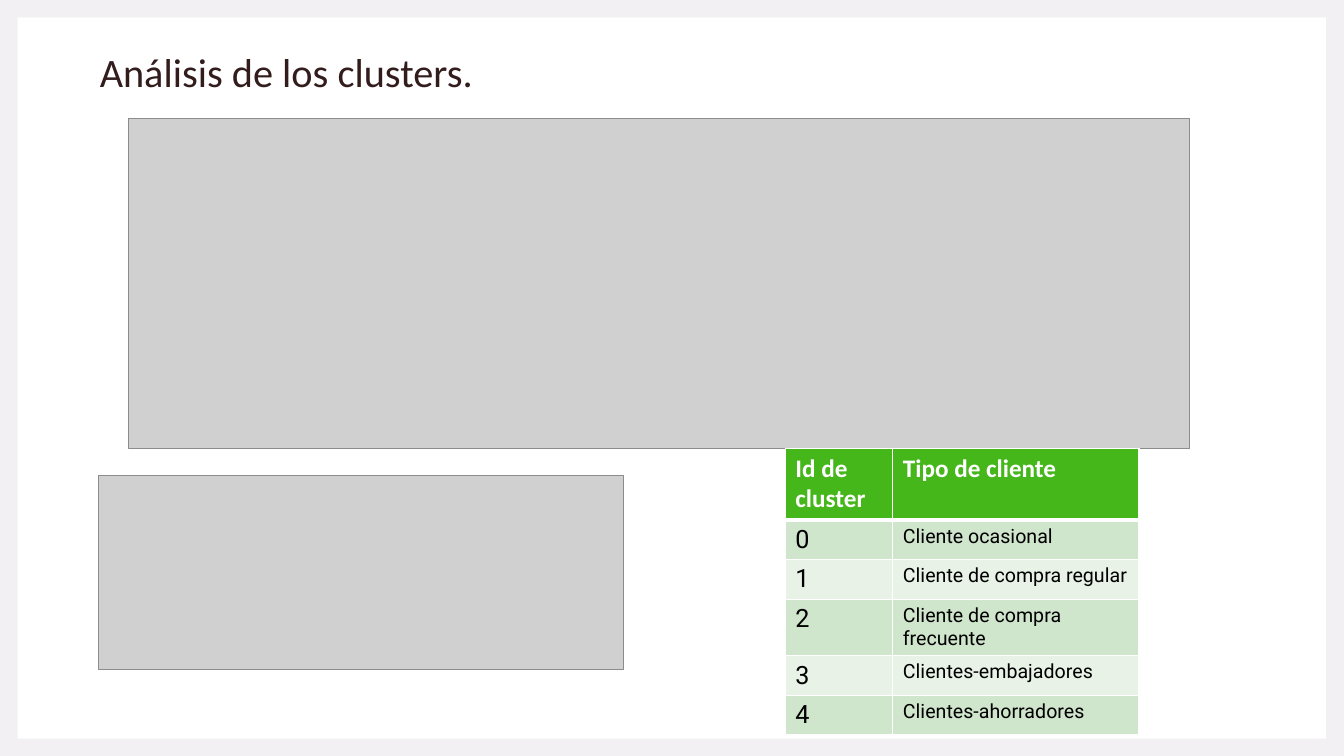
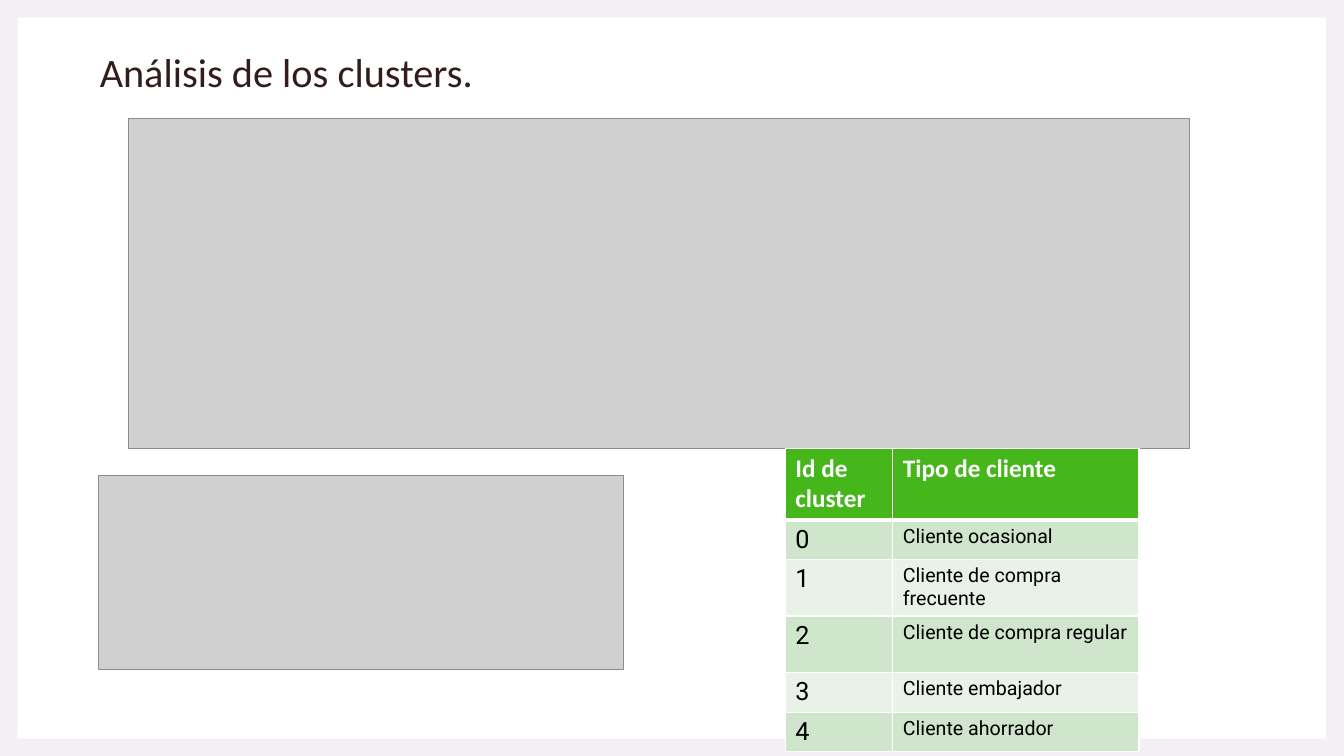
Before and after one commit to isipavelek/Diplo, a slide deck: slide 12 of Modulo 3/Presentacion.pptx. Drawn at 1344x756 pixels with LibreOffice and Linux fonts; fonts in the diff are those of the drawing; grey boxes stand for pictures. Boxes give left, top, right and bottom in pixels: in the first picture for what was removed or moved away, otherwise in the second. Text is boxed around its words. In the diff, an @@ line names an element or a change of style, - is before the commit and + after.

```diff
--- a/Modulo 3/Presentacion.pptx
+++ b/Modulo 3/Presentacion.pptx
@@ table at box(785, 449, 1139, 754) @@
-row 3, column 2: Cliente de compra regular
+row 3, column 2: Cliente de compra frecuente
-row 4, column 2: Cliente de compra frecuente
+row 4, column 2: Cliente de compra regular
-row 5, column 2: Clientes-embajadores
+row 5, column 2: Cliente embajador
-row 6, column 2: Clientes-ahorradores
+row 6, column 2: Cliente ahorrador
```
Also in this commit, not shown: 1 other slide changed.
